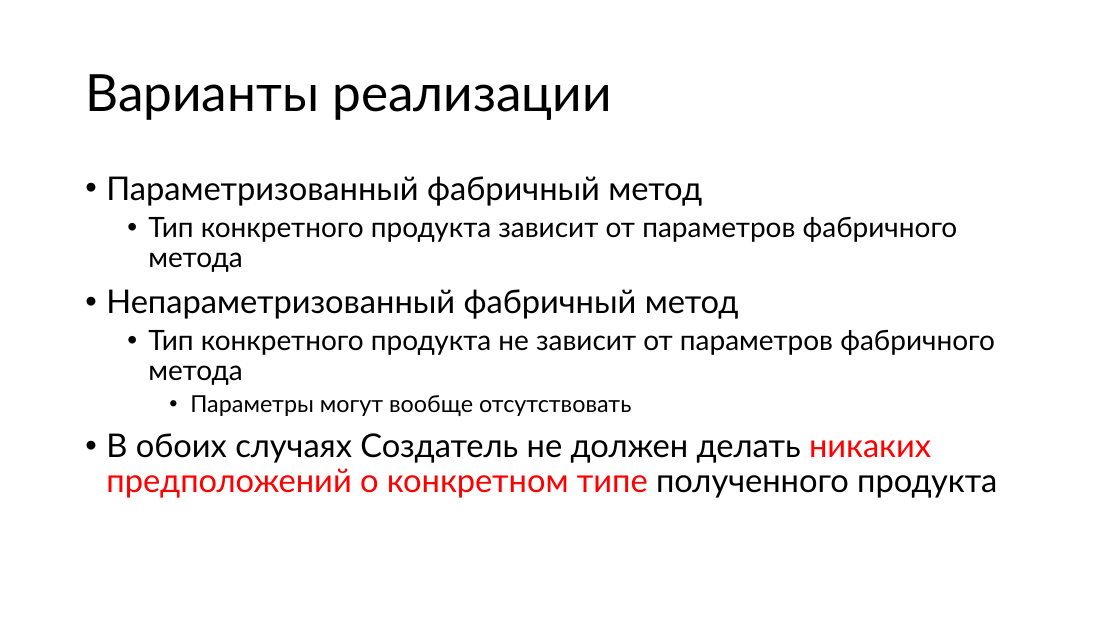
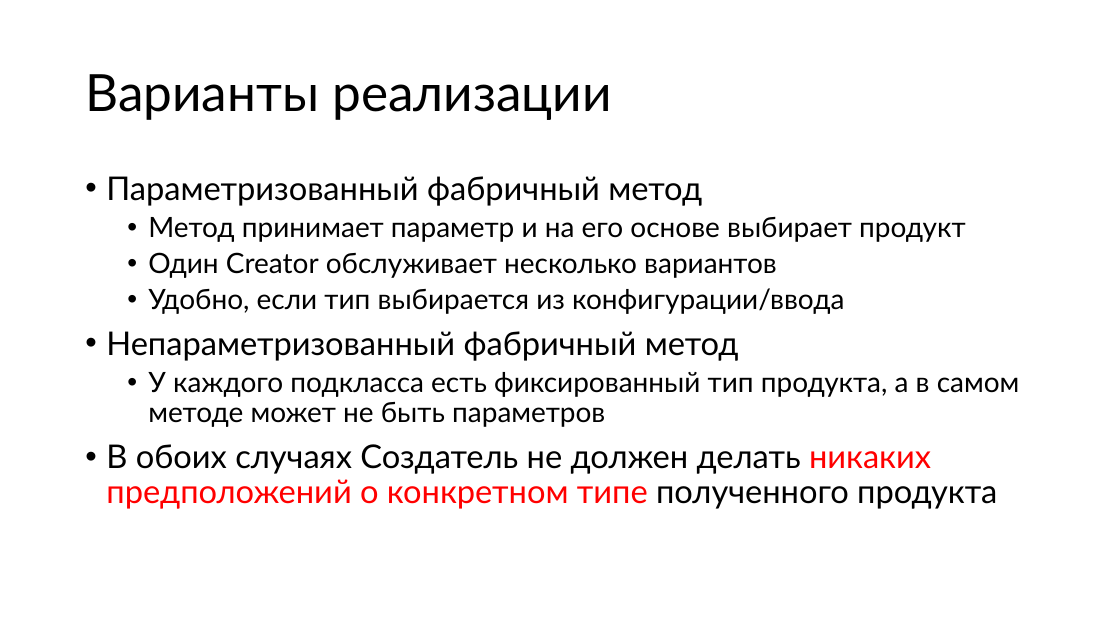
Before and after one commit to alexey-malov/ood, a slide deck: slide 28 of lectures/04.factory/factory.pptx (slide 31 before the commit). Drawn at 1120x630 pixels with LibreOffice and Linux fonts; fonts in the diff are those of the drawing. Boxes give left, top, right and bottom in pixels: in the first picture for what was removed or moved away, otherwise in the second. Text is boxed around its words. In the diff, an @@ line names an element or a change of style, - is before the commit and + after.

```diff
--- a/lectures/04.factory/factory.pptx
+++ b/lectures/04.factory/factory.pptx
@@ text at bbox=[148, 217, 966, 314]: text changed @@
-  • Тип конкретного продукта зависит от параметров фабричного метода
+  • Метод принимает параметр и на его основе выбирает продукт
+  • Один Creator обслуживает несколько вариантов
+  • Удобно, если тип выбирается из конфигурации/ввода
@@ text at bbox=[148, 372, 1020, 427]: text changed @@
-  • Тип конкретного продукта не зависит от параметров фабричного метода
-    • Параметры могут вообще отсутствовать
+  • У каждого подкласса есть фиксированный тип продукта, а в самом методе может не быть параметров
```
Also in this commit, not shown: 29 other slides changed, 14 slides added, 4 slides removed, 5 other files.
